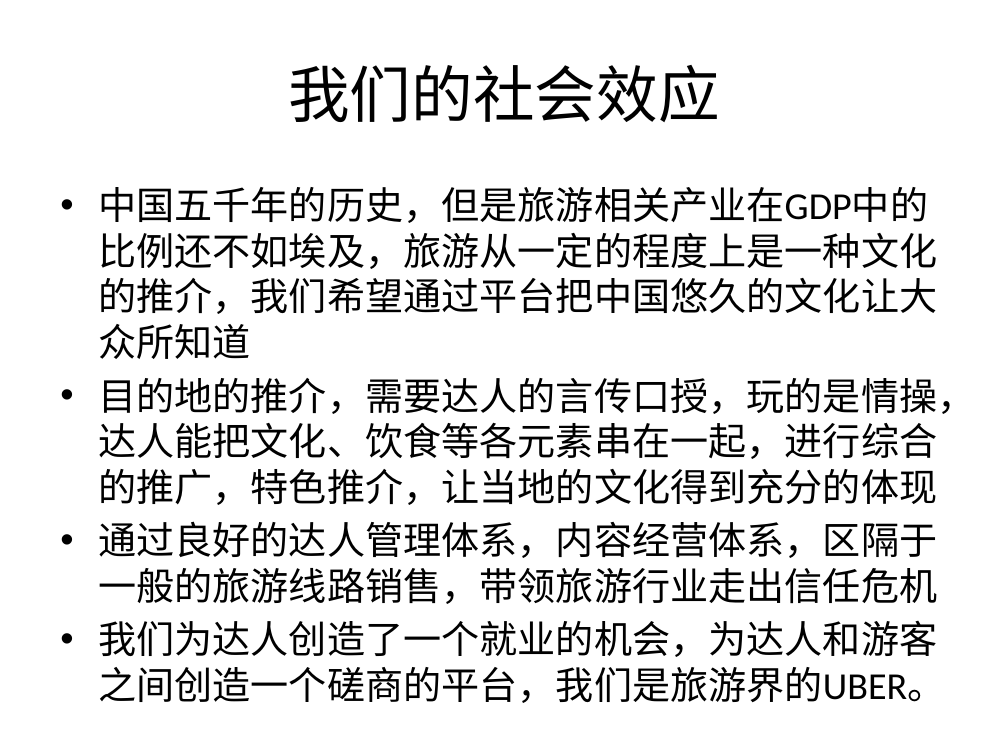
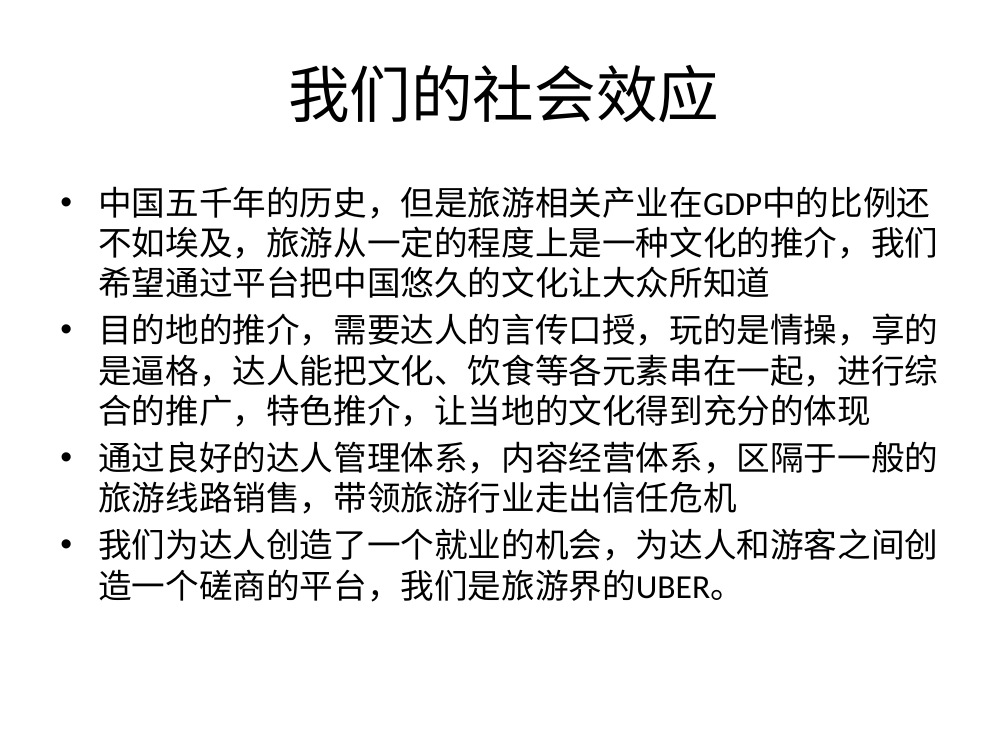
Before and after one commit to Yourtour/yt, a slide deck: slide 21 of yourtour/documents/business/YourTour BP 3.0-合作.pptx. Drawn at 1008x756 pixels with LibreOffice and Linux fonts; fonts in the diff are those of the drawing. Boxes give left, top, right and bottom in pixels: in the first picture for what was removed or moved away, otherwise in the second. Text is boxed around its words. In the diff, an @@ line names an element or a change of style, - is before the commit and + after.

```diff
--- a/yourtour/documents/business/YourTour BP 3.0-合作.pptx
+++ b/yourtour/documents/business/YourTour BP 3.0-合作.pptx
@@ text at (98, 186, 938, 602): size 27.2 to 24 pt in "中国五千年的历史，但是旅游相关产业在GDP中的比例还不如埃及，旅游从一定的程度上是一种文化的推介，我们希望通过平台把中国 ...", "通过良好的达人管理体系，内容经营体系，区隔于一般的旅游线路销售，带领旅游行业走出信任危机", "我们为达人创造了一个就业的机会，为达人和游客之间创造一个磋商的平台，我们是旅游界的UBER。" @@
@@ text at (98, 313, 938, 427): text changed; size 27.2 to 24 pt @@
-• 目的地的推介，需要达人的言传口授，玩的是情操，达人能把文化、饮食等各元素串在一起，进行综合的推广，特色推介，让当地的文化得到充分的体现
+• 目的地的推介，需要达人的言传口授，玩的是情操，享的是逼格，达人能把文化、饮食等各元素串在一起，进行综合的推广，特色推介，让当地的文化得到充分的体现
```
Also in this commit, not shown: 3 other slides changed.
